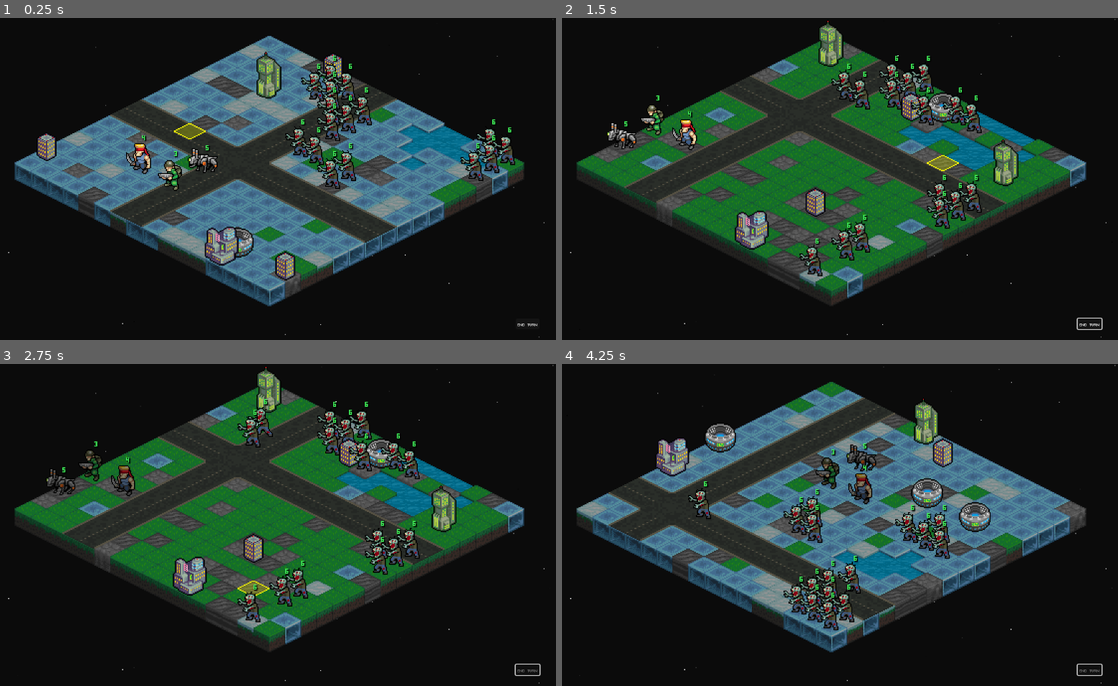
Above: before the commit, frames 1-4 (two rows, left to right).
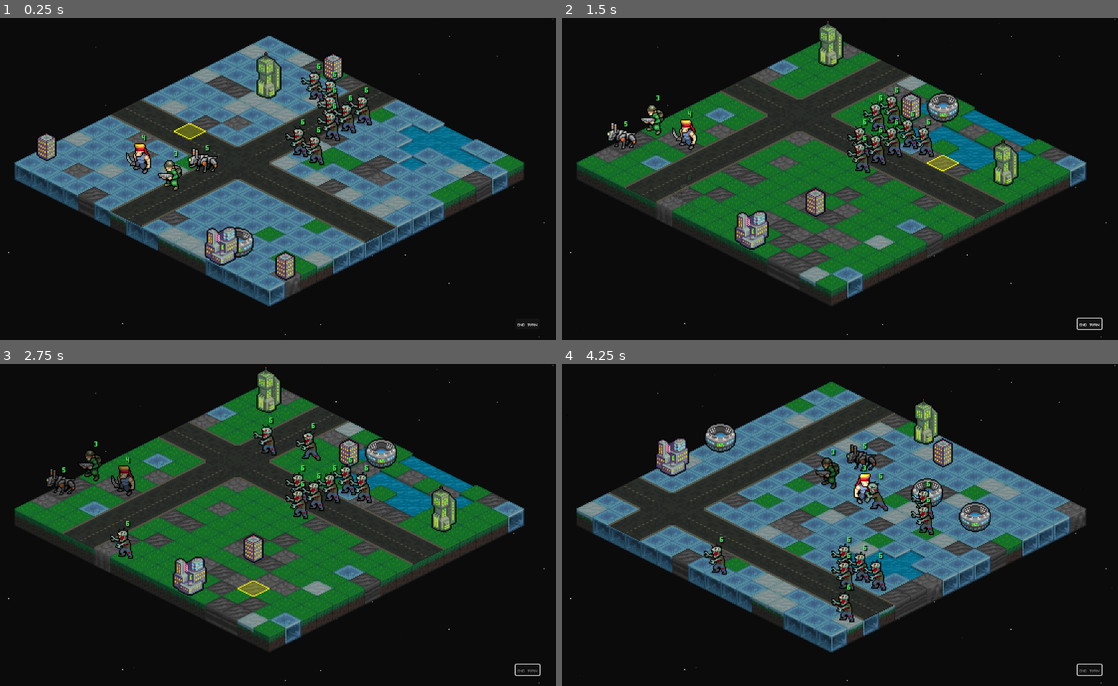
Above: after the commit, the same moments.

Repository: Tekknobot/MEKIII
Game: Godot game, scene res://scenes/Game.tscn
The game is run twice, just before and just after one commit, with the same random seed, the same clock (stepped at 60 frames per second) and the same inputs.
Inputs (mouse positions are in pixels of both pictures, inside the frame that each line leads up to):
- Up to frame 1 (0.25 s): no input
- Up to frame 2 (1.5 s): click "End Turn" at 0.5 s; tap Enter at 1.25 s; move the mouse to (956, 162) at 1.27 s; tap R at 1.35 s; click (956, 162) at 1.42 s
- Up to frame 3 (2.75 s): tap Space (ui_select) at 1.52 s; drag from (155, 541) to (239, 589) at 2.02 s
- Up to frame 4 (4.25 s): move the mouse to (890, 454) at 2.77 s; tap R at 2.85 s; click (890, 454) at 2.92 s; click "End Turn" at 3.5 s

The runs differ from the first frame. In frame 1, 1.4% of the frame differs, in the area x 56-93%, y 11-54%; in frame 2, 4.5%; in frame 3, 4.8%, in the area x 19-76%, y 10-81%; in frame 4, 4.3%.

Commit message:
Endless spawn.

Diff:
--- a/scenes/Game.tscn
+++ b/scenes/Game.tscn
@@ -351,7 +351,7 @@
 move_tile_scene = ExtResource("27_0bq3a")
 attack_tile_scene = ExtResource("26_jhsr3")
 attack_flash_time = 0.48
-max_zombies = 16
+max_zombies = 8
 explosion_scene = ExtResource("32_426vi")
 mine_scene = ExtResource("33_naigu")
 mine_y_offset_px = 0.0
--- /dev/null
+++ b/scenes/enemy_move_tile.tscn
@@ -0,0 +1,6 @@
+[gd_scene load_steps=2 format=3 uid="uid://q7jjld351y04"]
+
+[ext_resource type="Texture2D" path="res://sprites/Tiles_UI/mek3/1x1_enemy_move.png" id="1_fayxp"]
+
+[node name="EnemyMoveTile" type="Sprite2D"]
+texture = ExtResource("1_fayxp")
--- a/scripts/map_controller.gd
+++ b/scripts/map_controller.gd
@@ -173,6 +173,12 @@
 @export var pulse_scale := 1.08
 @export var pulse_time := 0.22
 
+@export var enemy_fade_time := 1.6
+
+@export var ringout_push_px := 16.0          # how far to shove off-map visually
+@export var ringout_push_time := 0.18        # shove duration
+@export var ringout_fade_time := 0.22        # optional fade out after shove
+@export var ringout_drop_px := 10.0          # optional little drop while leaving
 
 func _sfx(cue: StringName, vol := 1.0, pitch := 1.0, world_pos: Variant = null) -> void:
 	if SFX == null:
@@ -1907,9 +1913,40 @@
 
 	var dest := _knockback_destination(attacker.cell, defender.cell)
 
-	# Bounds + water + structures still block knockback
-	if grid != null and grid.has_method("in_bounds") and not grid.in_bounds(dest):
-		return
+	# -----------------------------------------
+	# ✅ NEW: zombies can be shoved OFF-MAP
+	# -----------------------------------------
+	var in_bounds := true
+	if grid != null and grid.has_method("in_bounds"):
+		in_bounds = grid.in_bounds(dest)
+
+	if not in_bounds:
+		# Only zombies get "ring-out" death
+		if _is_zombie(defender):
+			await _ringout_push_and_die(attacker, defender)
+			_is_moving = true
+
+			# Small hit feedback before dying
+			_flash_unit_white(defender, max(attack_flash_time, 0.12))
+			_jitter_unit(defender, 3.5, 6, 0.14)
+
+			# Kill + play death anim, then remove from board
+			defender.hp = 0
+
+			var victim := defender  # keep a local ref
+			await _play_death_and_wait(victim)
+
+			# ✅ If the death function freed it, don't touch it anymore
+			if victim == null or not is_instance_valid(victim):
+				_is_moving = false
+				return
+
+			_remove_unit_from_board(victim)
+
+			_is_moving = false
+		return
+
+	# Normal knockback rules still apply in-bounds
 	if not _is_walkable(dest):
 		return
 
@@ -1920,35 +1957,25 @@
 		return
 
 	# -------------------------
-	# NEW: allow "collision" only into OTHER ZOMBIES
+	# Allow "collision" only into OTHER ZOMBIES
 	# -------------------------
 	var occupant := unit_at_cell(dest)
 
-	# If occupied by something:
 	if occupant != null and is_instance_valid(occupant):
 		# Only allow knockback INTO a zombie, and ONLY when defender is also a zombie
 		if _is_zombie(defender) and _is_zombie(occupant):
 			_is_moving = true
 
-			# Snap defender onto the occupied cell (optional, but makes collision feel real)
 			await _push_unit_to_cell(defender, dest)
 
-			# Flash both on impact (quick + readable)
 			_flash_unit_white(defender, max(attack_flash_time, 0.12))
 			_flash_unit_white(occupant, max(attack_flash_time, 0.12))
 
-			# Optional: add a tiny impact pause so the flash registers
 			await get_tree().create_timer(0.06).timeout
 
-			# Kill both instantly, but let death anims play fully
 			defender.hp = 0
 			occupant.hp = 0
 
-			# Kill both instantly, but let death anims play fully
-			defender.hp = 0
-			occupant.hp = 0
-
-			# Play both death anims (sequential keeps it simple + reliable)
 			await _play_death_and_wait(defender)
 			await _play_death_and_wait(occupant)
 
@@ -1956,7 +1983,6 @@
 			_remove_unit_from_board(occupant)
 
 			_is_moving = false
-		# Occupied by non-zombie (or defender not a zombie) => blocked
 		return
 
 	# Empty destination => normal shove
@@ -3038,3 +3064,161 @@
 		if not _unit_has_moved(u) or not _unit_has_attacked(u):
 			return false
 	return true
+
+func spawn_edge_road_zombie() -> void:
+	if enemy_zombie_scene == null:
+		return
+	if units_root == null or terrain == null or grid == null:
+		return
+
+	# If you track structure blockers, use them too
+	var structure_blocked: Dictionary = {}
+	if game_ref != null and "structure_blocked" in game_ref:
+		structure_blocked = game_ref.structure_blocked
+
+	# 1) Use the whole map bounds from grid (more reliable than get_used_cells)
+	var min_x := 0
+	var min_y := 0
+	var max_x := int(grid.w) - 1
+	var max_y := int(grid.h) - 1
+	if max_x < 0 or max_y < 0:
+		return
+
+	# 2) Collect all EDGE road tiles that are walkable + free
+	var road_cells: Array[Vector2i] = []
+
+	for x in range(min_x, max_x + 1):
+		for y in range(min_y, max_y + 1):
+			# edge only
+			if x != min_x and x != max_x and y != min_y and y != max_y:
+				continue
+
+			var c := Vector2i(x, y)
+
+			# must be walkable terrain (not water)
+			if not _is_walkable(c):
+				continue
+
+			# must be a road tile (your own logic)
+			if not _is_road_tile(c):
+				continue
+
+			# structures block spawns too
+			if structure_blocked.has(c):
+				continue
+
+			# must be empty
+			if units_by_cell.has(c):
+				continue
+
+			road_cells.append(c)
+
+	if road_cells.is_empty():
+		return
+
+	# 3) Pick a random edge-road cell
+	var spawn_cell = road_cells.pick_random()
+
+	# 4) Instantiate zombie (spawn invisible)
+	var z := enemy_zombie_scene.instantiate() as Unit
+	if z == null:
+		return
+
+	z.modulate = Color(1, 1, 1, 0.0)
+
+	units_root.add_child(z)
+	z.team = Unit.Team.ENEMY
+	z.hp = z.max_hp
+
+	z.set_cell(spawn_cell, terrain)
+	units_by_cell[spawn_cell] = z
+	_set_unit_depth_from_world(z, z.global_position)
+
+	# 5) Fade in
+	var tw := create_tween()
+	tw.set_trans(Tween.TRANS_SINE)
+	tw.set_ease(Tween.EASE_OUT)
+	tw.tween_property(z, "modulate:a", 1.0, enemy_fade_time)
+
+func _is_road_tile(cell: Vector2i) -> bool:
+	# Roads are tracked logically in Game.gd (terrain cell coverage).
+	if game_ref == null:
+		return false
+	if not ("road_blocked" in game_ref):
+		return false
+	var rb: Dictionary = game_ref.road_blocked
+	return rb.has(cell)
+
+func _ringout_dir_world(attacker: Unit, defender: Unit) -> Vector2:
+	# Direction from attacker -> defender, in world space
+	var a := _cell_world(attacker.cell)
+	var d := _cell_world(defender.cell)
+	var v := (d - a)
+	if v.length() < 0.001:
+		v = Vector2(1, 0)
+	return v.normalized()
+
+func _ringout_push_and_die(attacker: Unit, defender: Unit) -> void:
+	if attacker == null or defender == null:
+		return
+	if not is_instance_valid(attacker) or not is_instance_valid(defender):
+		return
+
+	_is_moving = true
+
+	var def_cell: Vector2i = defender.cell          # ✅ capture BEFORE awaits
+	var def_id: int = defender.get_instance_id()     # ✅ capture BEFORE awaits
+
+	_flash_unit_white(defender, max(attack_flash_time, 0.12))
+
+	var visual := _get_unit_visual_node(defender)
+	if visual == null or not is_instance_valid(visual):
+		visual = defender
+
+	var from := visual.global_position
+	var dir := _ringout_dir_world(attacker, defender)
+	var to := from + dir * ringout_push_px + Vector2(0, ringout_drop_px)
+
+	var tw := create_tween()
+	tw.set_trans(Tween.TRANS_SINE)
+	tw.set_ease(Tween.EASE_OUT)
+
+	tw.tween_method(func(p: Vector2) -> void:
+		var uu := instance_from_id(def_id)
+		if uu == null or not is_instance_valid(uu):
+			return
+		if not (uu is Unit):
+			return
+		var uuu := uu as Unit
+
+		var vv := _get_unit_visual_node(uuu)
+		if vv == null or not is_instance_valid(vv):
+			vv = uuu
+
+		vv.global_position = p
+		_set_unit_depth_from_world(uuu, p)
+	, from, to, max(0.01, ringout_push_time))
+
+	# Optional fade (safe: re-check inside)
+	var ci := _get_unit_render_node(defender)
+	if ci != null and is_instance_valid(ci):
+		tw.parallel().tween_property(ci, "modulate:a", 0.0, max(0.01, ringout_fade_time))
+
+	await tw.finished
+
+	# ✅ Re-acquire defender safely AFTER await
+	var obj := instance_from_id(def_id)
+	if obj == null or not is_instance_valid(obj) or not (obj is Unit):
+		_is_moving = false
+		# If dictionary still has junk, this cleans it:
+		_cleanup_dead_at(def_cell)
+		return
+
+	var d := obj as Unit
+	d.hp = 0
+	await _play_death_and_wait(d)
+
+	# ✅ Remove by CELL (does not pass freed Unit into typed function)
+	_remove_unit_from_board_at_cell(def_cell)
+
+	_is_moving = false
--- a/scripts/turnmanager.gd
+++ b/scripts/turnmanager.gd
@@ -88,9 +88,13 @@
 
 	await _run_enemy_turns()
 
-	# ✅ Overwatch expires after the enemy phase (1 round)
+	# overwatch tick
 	if M != null:
 		M.tick_overwatch_turn()
+
+	# ✅ Endless survival spawn
+	if M != null and M.has_method("spawn_edge_road_zombie"):
+		M.spawn_edge_road_zombie()
 
 	start_player_phase()
 
